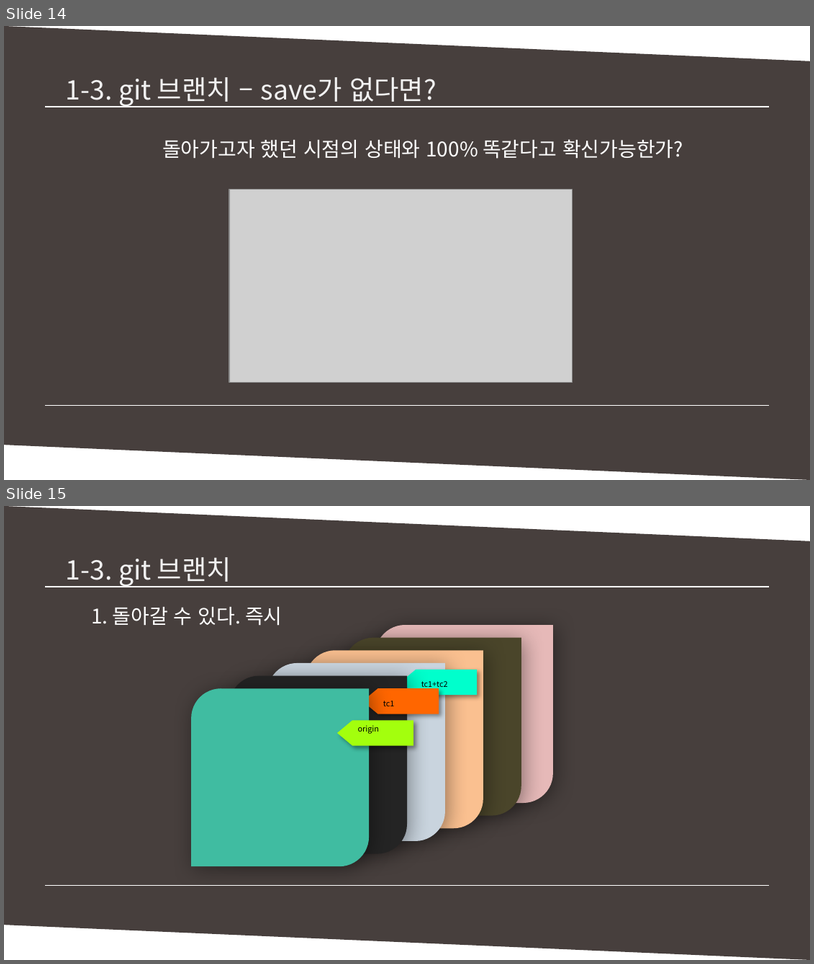
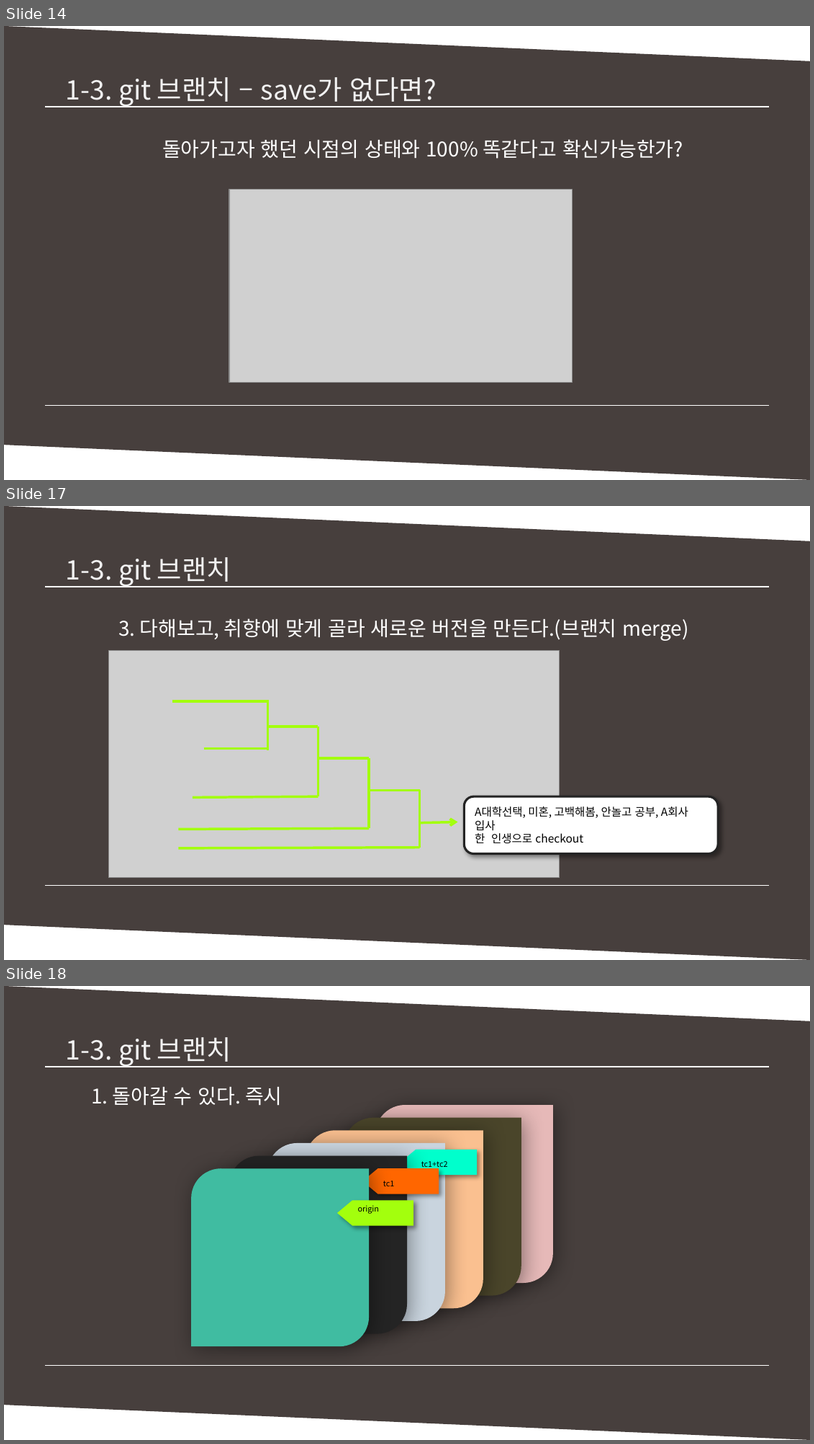
Before and after one commit to MinSikMoon/pptgit, a slide deck: git발표.pptx. Shown one above the other, each under a label of ours: slides 14 and 15 before the commit, slides 14, 17 and 18 after it; the slides between them are not shown. The pictures are 814x964 and 814x1444 pixels, drawn with LibreOffice and Linux fonts; fonts in the diff are those of the drawing; grey boxes stand for pictures. Boxes give left, top, right and bottom in pixels: in the first picture for what was removed or moved away, otherwise in the second. Text is boxed around its words. In the diff, an @@ line names an element or a change of style, - is before the commit and + after.

```diff
--- a/git발표.pptx
+++ b/git발표.pptx
@@ slide 17 added at (4,506,810,960), background #FFFFFF @@
@@ parallelogram added at (4,506,810,959), fill #473F3D @@
@@ text added at (66,557,232,587), 24 pt, text #F2F2F2 @@
+1-3. git 브랜치
@@ line added from (45, 587) to (769, 587), #FFFFFF 1 pt @@
@@ line added from (52, 587) to (769, 587), #FFFFFF 1 pt @@
@@ text added at (118,618,689,641), 18 pt, text #FFFFFF @@
+3. 다해보고, 취향에 맞게 골라 새로운 버전을 만든다.(브랜치 merge)
@@ group added at (109,650,718,878): 13 lines, 1 picture, 1 arrow, 1 rounded rectangle @@
+A대학선택, 미혼, 고백해봄, 안놀고 공부, A회사 입사
+한 인생으로 checkout
@@ line added from (45, 885) to (763, 885), #FFFFFF 1 pt @@
@@ line added from (45, 885) to (769, 885), #FFFFFF 1 pt @@
@@ what was slide 15 is now slide 18 @@
```
Also in this commit, not shown: 1 slide changed, 2 other slides added.
